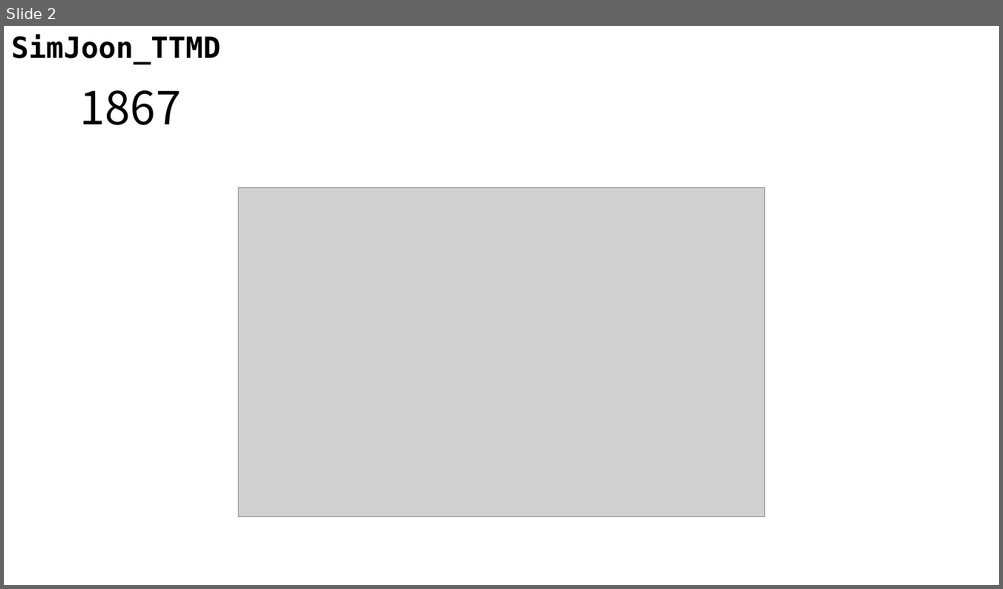
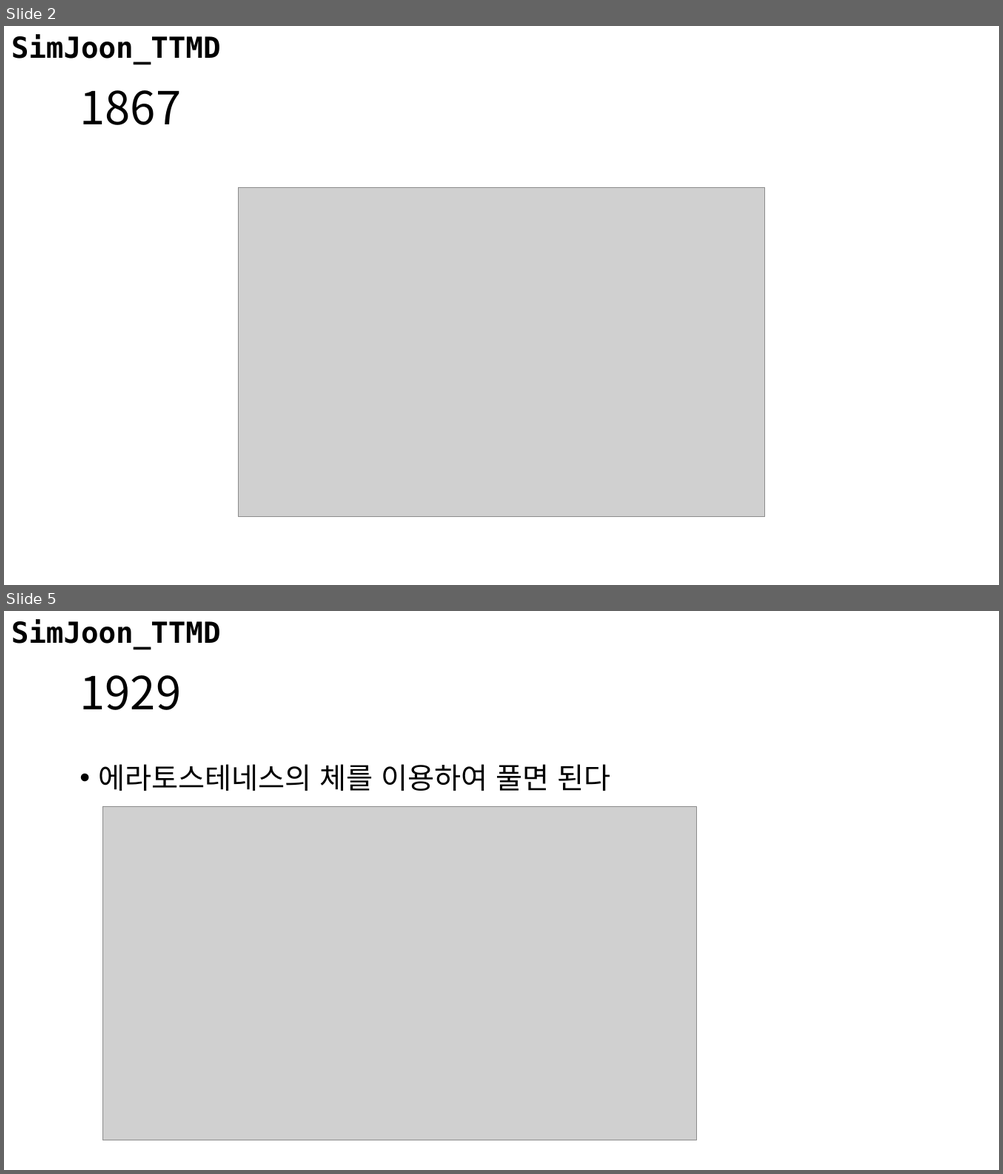
Before and after one commit to JoonSimJoon/2021_SHARC_Sunrin, a slide deck: 2021-1st/20210331/2021_03_31.pptx. Shown one above the other, each under a label of ours: slide 2 before the commit, slides 2 and 5 after it; the slides between them are not shown. The pictures are 1003x589 and 1003x1174 pixels, drawn with LibreOffice and Linux fonts; fonts in the diff are those of the drawing; grey boxes stand for pictures. Boxes give left, top, right and bottom in pixels: in the first picture for what was removed or moved away, otherwise in the second. Text is boxed around its words. In the diff, an @@ line names an element or a change of style, - is before the commit and + after.

```diff
--- a/2021-1st/20210331/2021_03_31.pptx
+++ b/2021-1st/20210331/2021_03_31.pptx
@@ slide 5 added at (4,611,999,1170), background #FFFFFF; not listed: 1 template element that a slide beside it also shows @@
@@ title added at (79,675,181,710), 44 pt, text #000000 @@
+1929
@@ text added at (99,764,611,791), 28 pt, text #000000 @@
+• 에라토스테네스의 체를 이용하여 풀면 된다
@@ picture added at (102,806,697,1141) @@
```
Also in this commit, not shown: 4 other slides added.
